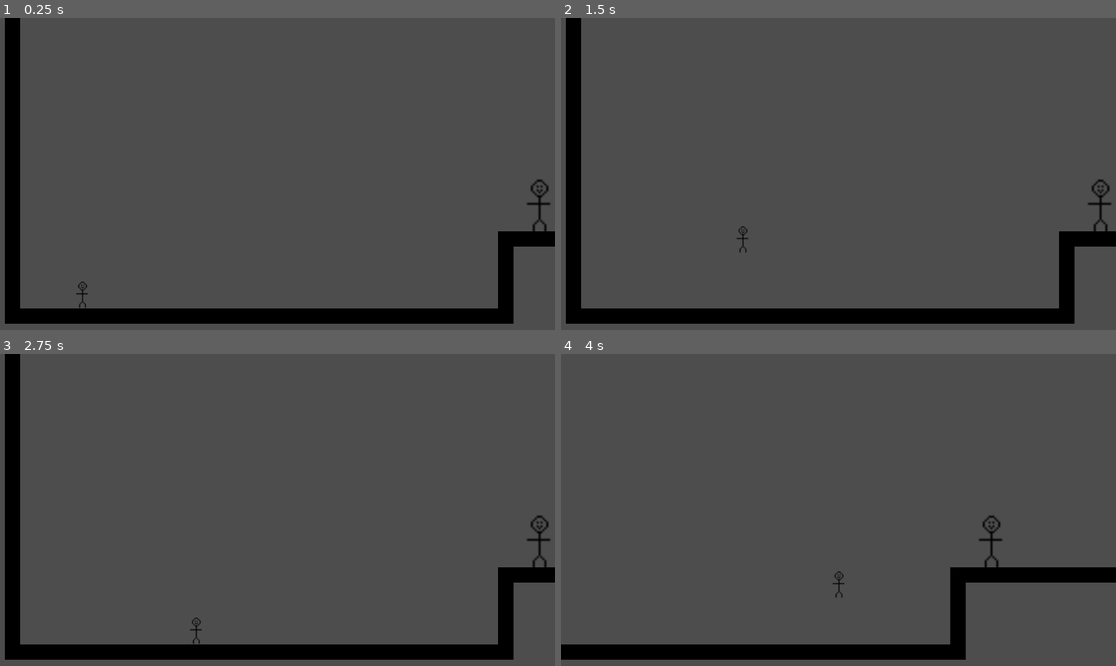
Above: before the commit, frames 1-4 (two rows, left to right).
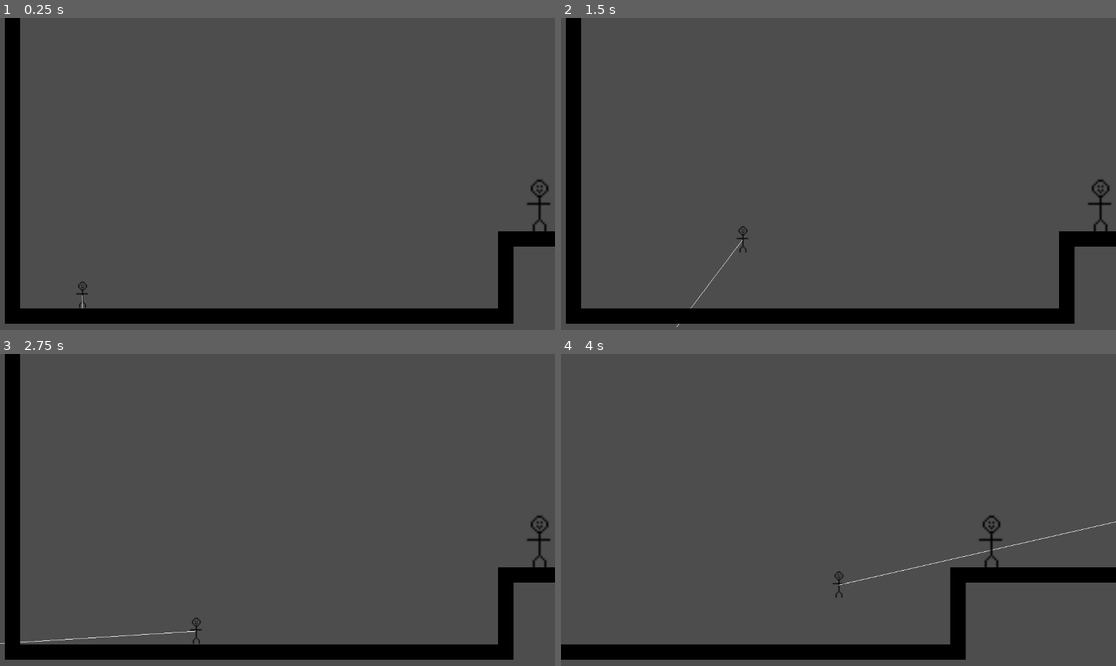
Above: after the commit, the same moments.

Repository: VKKvammen/JamGame
Game: Godot game, scene res://Gamjam.tscn
The game is run twice, just before and just after one commit, with the same random seed, the same clock (stepped at 60 frames per second) and the same inputs.
Inputs (mouse positions are in pixels of both pictures, inside the frame that each line leads up to):
- Up to frame 1 (0.25 s): no input
- Up to frame 2 (1.5 s): tap Enter (ui_accept) at 0.5, 0.77 s; move the mouse to (960, 158) at 0.52 s; hold Right (ui_right) from 0.53 s (still down); move the mouse to (727, 189) at 1.27 s
- Up to frame 3 (2.75 s): tap Enter (ui_accept) at 1.52 s; move the mouse to (333, 441) at 2.02 s; release Right (ui_right) at 2.03 s; hold Left (ui_left) from 2.03 s (still down)
- Up to frame 4 (4 s): move the mouse to (810, 572) at 2.77 s; release Left (ui_left) at 2.78 s; hold Right (ui_right) from 2.78 s (still down); tap Enter (ui_accept) at 3.02, 3.77 s; move the mouse to (1005, 556) at 3.52 s

The runs differ from the first frame. In frame 1, less than 0.1% of the frame differs, in the area x 14-15%, y 88-94%; in frame 2, less than 0.1%; in frame 3, less than 0.1%; in frame 4, 0.1%, in the area x 49-100%, y 53-75%.

Commit message:
Added bullet(WIP)

Diff:
--- /dev/null
+++ b/Aim.gd
@@ -0,0 +1,20 @@
+extends RayCast2D
+var player
+
+# Called when the node enters the scene tree for the first time.
+func _ready():
+	player = get_parent().get_parent()
+	pass # Replace with function body.
+
+
+# Called every frame. 'delta' is the elapsed time since the previous frame.
+func _process(delta):
+	pass
+
+func _input(event):
+	if event is InputEventMouseMotion:
+		target_position = to_local(event.position) * 100
+		queue_redraw()
+
+func _draw():
+	draw_line(to_local(player.position), to_local(get_collision_point()), Color.WHITE)
--- a/Gamjam.tscn
+++ b/Gamjam.tscn
@@ -1,8 +1,9 @@
-[gd_scene load_steps=6 format=3 uid="uid://bnlpwhu01sovw"]
+[gd_scene load_steps=7 format=3 uid="uid://bnlpwhu01sovw"]
 
 [ext_resource type="Script" path="res://Player.gd" id="2_bm4b7"]
 [ext_resource type="Texture2D" uid="uid://bg6n45egax0og" path="res://Assets/CharPH.png" id="2_e0o65"]
 [ext_resource type="Texture2D" uid="uid://dgvtau58nwgc8" path="res://Assets/Shield.png" id="3_kw0pm"]
+[ext_resource type="Script" path="res://Aim.gd" id="4_2e0yp"]
 [ext_resource type="Script" path="res://LevelLoader.gd" id="4_vosjg"]
 
 [sub_resource type="CapsuleShape2D" id="CapsuleShape2D_v0faa"]
@@ -31,6 +32,14 @@
 limit_left = 0
 limit_top = 0
 
+[node name="Gun" type="Node2D" parent="Player"]
+
+[node name="RayCast2D" type="RayCast2D" parent="Player/Gun"]
+script = ExtResource("4_2e0yp")
+
+[node name="Line2D" type="Line2D" parent="Player/Gun/RayCast2D"]
+default_color = Color(0.768627, 0, 0.188235, 1)
+
 [node name="LevelLoader" type="Node" parent="."]
 script = ExtResource("4_vosjg")
 
--- /dev/null
+++ b/Gun.gd
@@ -0,0 +1,22 @@
+extends Node2D
+var player : CharacterBody2D
+var mousePos : Vector2
+
+# Called when the node enters the scene tree for the first time.
+func _ready():
+	player = get_parent()
+	pass # Replace with function body.
+
+
+# Called every frame. 'delta' is the elapsed time since the previous frame.
+func _process(delta):
+	pass
+
+func _input(event):
+	if event is InputEventMouseMotion:
+		mousePos = to_local(event.position)
+		queue_redraw()
+
+func _draw():
+	draw_line(to_local(player.position), mousePos * 100, Color.WHITE)
+	print(mousePos, player.position)
--- a/LevelLoader.gd
+++ b/LevelLoader.gd
@@ -29,7 +29,7 @@
 		child.queue_free()
 
 func set_camera_limits(level_instance: Node):
-	var camera_bounds = level_instance.get_node("Map/CameraBounds")
+	var camera_bounds = level_instance.get_node("Map/CameraBounds/Area")
 	if camera_bounds:
 		var rect = camera_bounds.shape.extents * 2
 		var global_position = camera_bounds.global_position
--- a/Levels/level_1.tscn
+++ b/Levels/level_1.tscn
@@ -49,7 +49,9 @@
 format = 2
 layer_0/tile_data = PackedInt32Array(655360, 65536, 0, 393266, 65536, 0, 458802, 65536, 0, 524338, 65536, 0, 589874, 65 …(1588 unchanged characters)…
 
-[node name="CameraBounds" type="CollisionShape2D" parent="Map"]
+[node name="CameraBounds" type="Area2D" parent="Map"]
+
+[node name="Area" type="CollisionShape2D" parent="Map/CameraBounds"]
 position = Vector2(939.5, 321)
 shape = SubResource("RectangleShape2D_1coqe")
 disabled = true
--- a/Victim.gd
+++ b/Victim.gd
@@ -9,7 +9,7 @@
 
 # Called every frame. 'delta' is the elapsed time since the previous frame.
 func _process(delta):
-	var overlap = get_overlapping_bodies()
+	var overlap = get_overlapping_areas()
 	if overlap:
 		print(overlap)
 	pass
--- /dev/null
+++ b/bullet.tscn
@@ -0,0 +1,17 @@
+[gd_scene load_steps=2 format=3 uid="uid://dw0nfb6qjjm6o"]
+
+[ext_resource type="Texture2D" uid="uid://c8exlnvdarya3" path="res://Assets/bullet.png" id="1_xnutq"]
+
+[node name="Bullet" type="Node2D"]
+
+[node name="Body" type="RigidBody2D" parent="."]
+metadata/_edit_group_ = true
+
+[node name="Sprite2D" type="Sprite2D" parent="Body"]
+scale = Vector2(0.265625, 0.1875)
+texture = ExtResource("1_xnutq")
+
+[node name="CollisionPolygon2D" type="CollisionPolygon2D" parent="Body"]
+position = Vector2(-0.630168, -0.264333)
+scale = Vector2(0.190576, 0.203367)
+polygon = PackedVector2Array(16.4555, 0.662415, 11.8795, -3.05187, -9.8565, -3.05187, -9.8565, 4.3767, 11.8795, 4.3767)
Binary file added: Assets/bullet.png
Not shown, added: Assets/bullet.png.import
